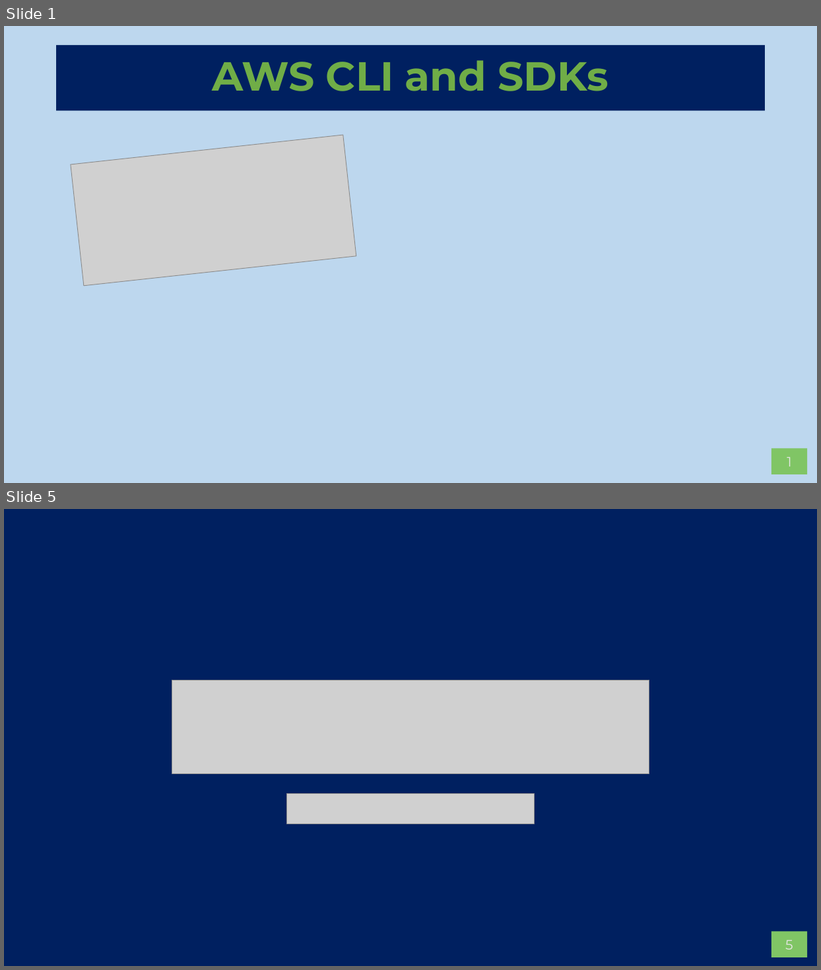
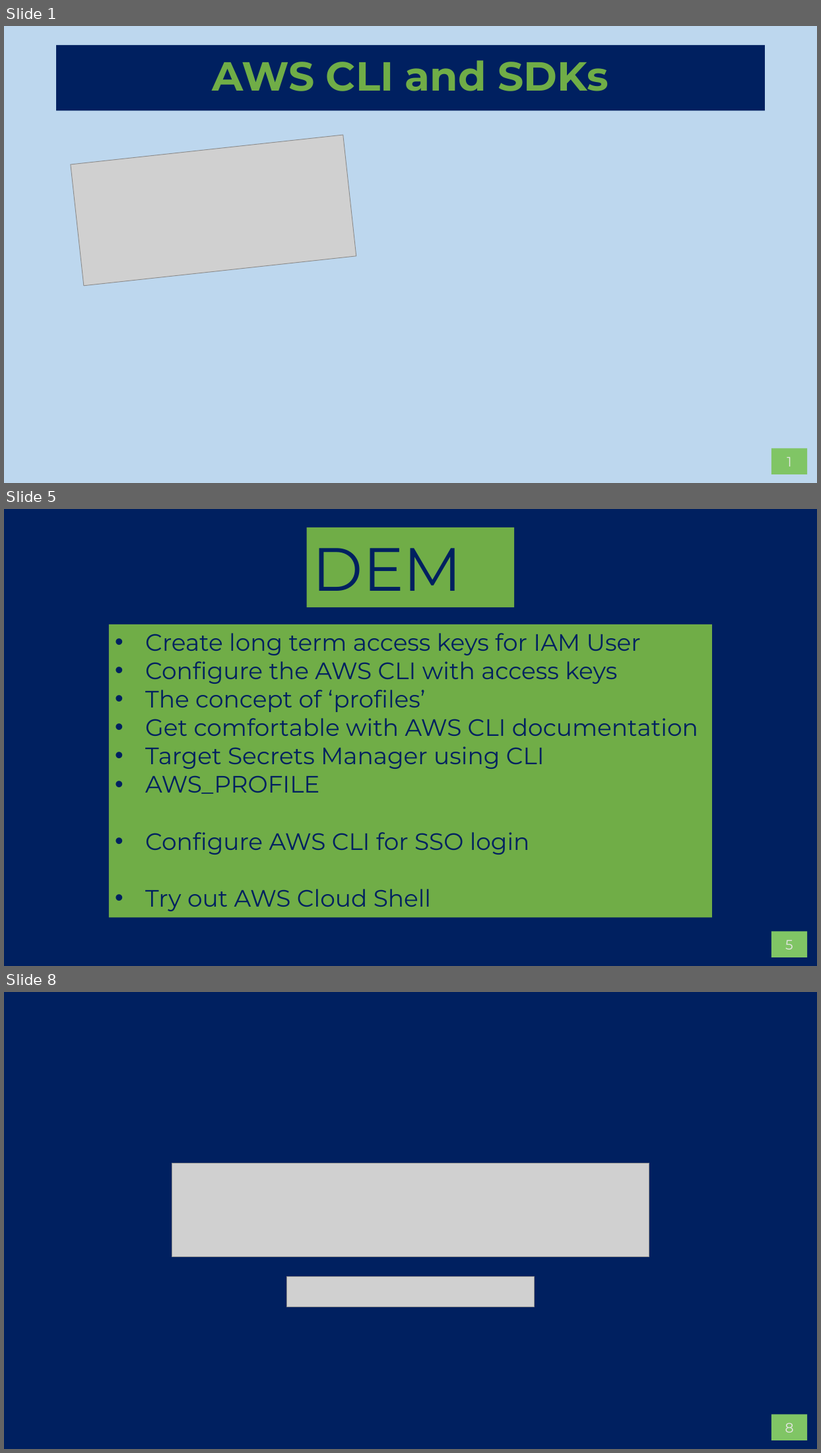
Before and after one commit to AWS-Competence-Group/sessions, a slide deck: 04-aws-cli/04-aws-cli.pptx. Shown one above the other, each under a label of ours: slides 1 and 5 before the commit, slides 1, 5 and 8 after it; the slides between them are not shown. The pictures are 821x970 and 821x1453 pixels, drawn with LibreOffice and Linux fonts; fonts in the diff are those of the drawing; grey boxes stand for pictures; background and template pictures are left out. Boxes give left, top, right and bottom in pixels: in the first picture for what was removed or moved away, otherwise in the second. Text is boxed around its words. In the diff, an @@ line names an element or a change of style, - is before the commit and + after.

```diff
--- a/04-aws-cli/04-aws-cli.pptx
+++ b/04-aws-cli/04-aws-cli.pptx
@@ slide 5 added at [4, 509, 817, 966], background #002060; not listed: 1 template element that a slide beside it also shows @@
@@ rectangle added at [307, 527, 515, 607], fill #70AD47, 72 pt, text #002060 @@
+DEMO
@@ rectangle added at [109, 625, 712, 918], fill #70AD47, 28 pt, text #002060 @@
+• Create long term access keys for IAM User
+• Configure the AWS CLI with access keys
+• The concept of ‘profiles’
+• Get comfortable with AWS CLI documentation
+• Target Secrets Manager using CLI
+• AWS_PROFILE
+• Configure AWS CLI for SSO login
+• Try out AWS Cloud Shell
@@ what was slide 5 is now slide 8 @@
@@ page number at [785, 1423, 794, 1433]: text changed @@
-5
+8
```
Also in this commit, not shown: 3 slides changed, 2 other slides added, 10 slides removed.
